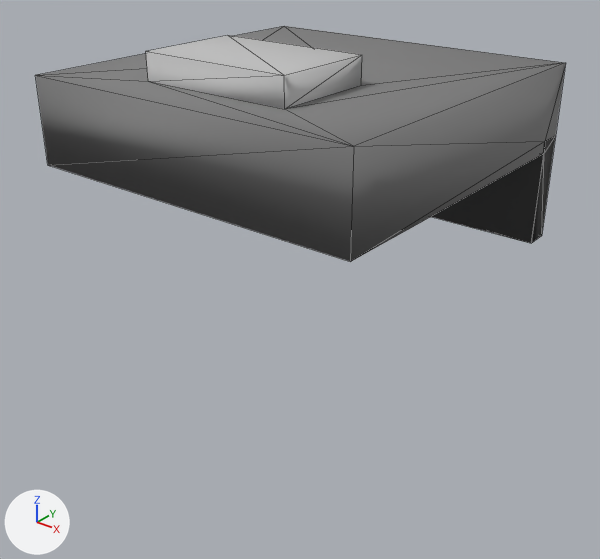
The glTF model app/duoskin/builtin_kits/demo/hair/hair_short_crop_01/mesh.glb: old version first, new version second.
Rendered twice from a 50 mm lens placed at (1.87, -2.39, 0.77), pointed at (0.03, -0.09, -0.66). Every picture has the same lights, and +X, +Y and +Z are marked at lower left. The first picture is the older version. Mesh edges are drawn as thin lines. Vertices at exactly the same position are counted once.
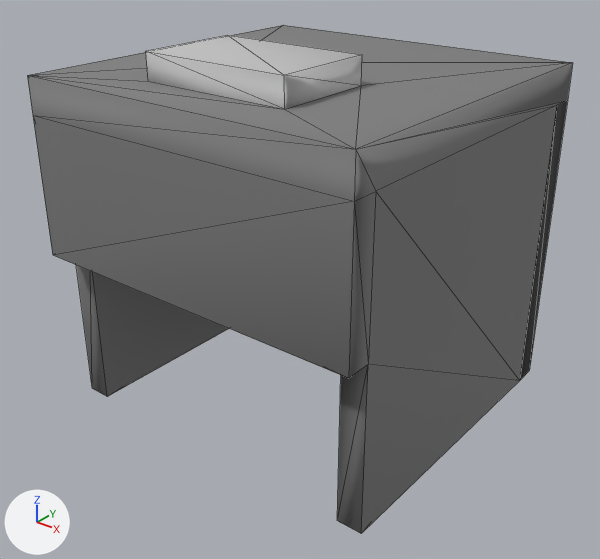
What changed in the scene script:
```text
Change me_mesh:
    used by ob_mesh; location = (0.0, 0.0, 0.0)
    remove me_mesh.from_pydata(...)  # 25 vertices, 46 faces; spans x -0.68..0.68, y -0.68..0.68, z -0.55..0.247
    add me_mesh.from_pydata(...)  # 40 vertices, 76 faces; spans x -0.7..0.7, y -0.7..0.7, z -1.2..0.247
    me_mesh part 1
    17 vertices are removed from x -0.68..0.68, y -0.68..0.68, z -0.55..0.147
    44 faces are deleted
    24 vertices are added at x -0.7..0.7, y -0.7..0.7, z -1.2..0.147
    8 new vertices lie (0.0, 1.2, 0.0) away from vertices in x -0.7..0.7, y -0.6, z -1.2..0.007
    74 new faces join them
```

Where the change shows, as pixel boxes (x1, y1, x2, y2) in the pictures (600 x 559 px):
'mesh', reshaped (115% taller)
    before: (36, 26, 565, 262)
    after: (27, 25, 573, 534)
